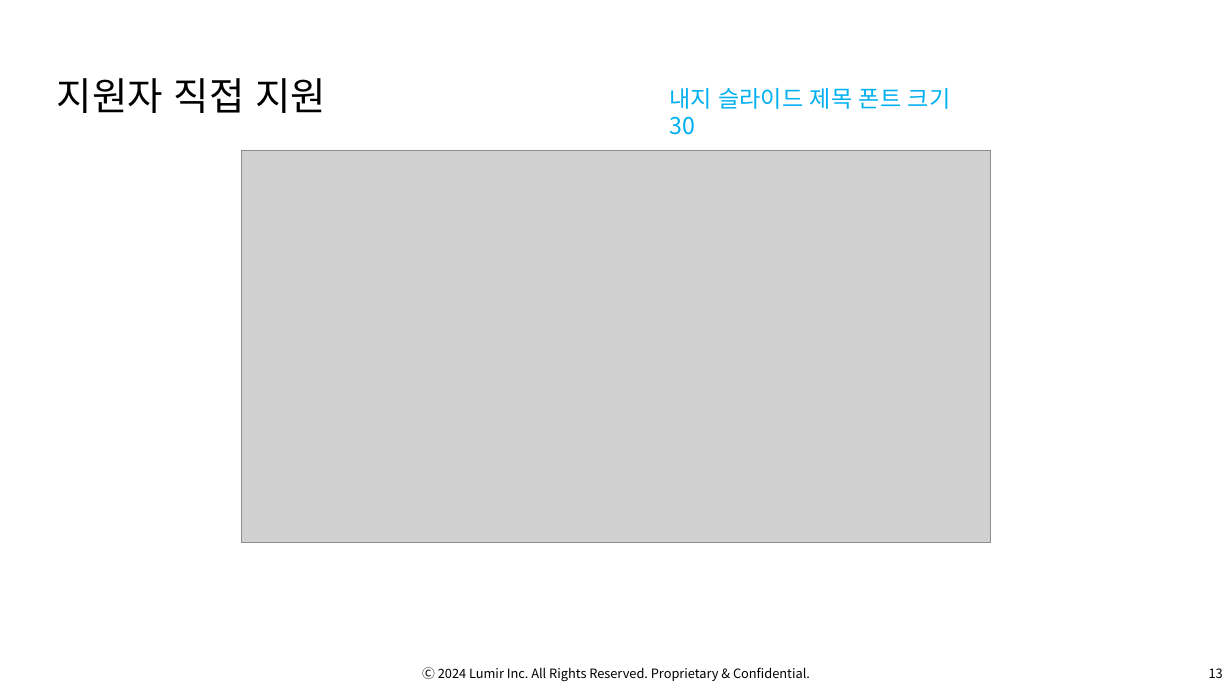
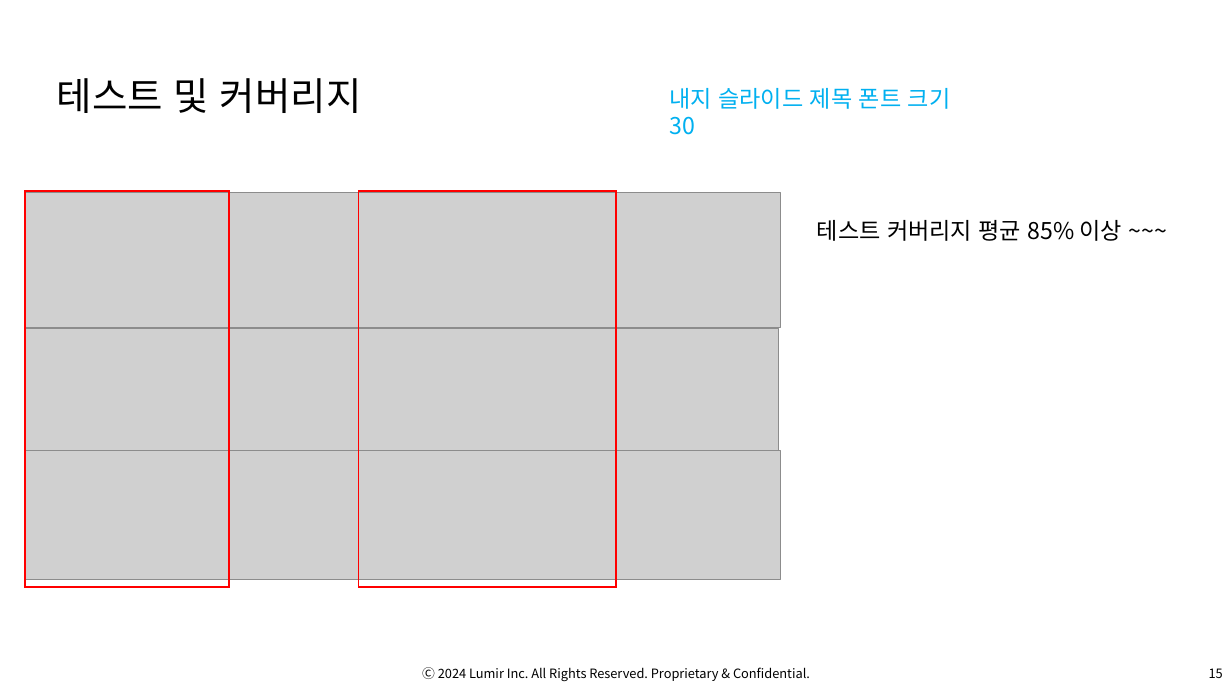
Before and after one commit to OsterRepository/OsterRepository, a slide deck: slide 16 of 기술 7부 김민수 성과 발표.pptx (slide 14 before the commit). Drawn at 1232x693 pixels with LibreOffice and Linux fonts; fonts in the diff are those of the drawing; grey boxes stand for pictures; background and template pictures are left out. Boxes give left, top, right and bottom in pixels: in the first picture for what was removed or moved away, otherwise in the second. Text is boxed around its words. In the diff, an @@ line names an element or a change of style, - is before the commit and + after.

```diff
--- a/기술 7부 김민수 성과 발표.pptx
+++ b/기술 7부 김민수 성과 발표.pptx
@@ title at bbox=[57, 78, 362, 113]: text changed @@
-지원자 직접 지원
+테스트 및 커버리지
@@ picture removed at bbox=[242, 151, 991, 543] @@
@@ picture added at bbox=[25, 192, 780, 328] @@
@@ rectangle added at bbox=[25, 191, 229, 587], outline #FF0000 1.5 pt @@
@@ rectangle added at bbox=[359, 191, 616, 587], outline #FF0000 1.5 pt @@
@@ text added at bbox=[817, 220, 1123, 241], 18 pt, text #000000 @@
+테스트 커버리지 평균 85% 이상 ~~~
@@ picture added at bbox=[25, 328, 778, 450] @@
@@ picture added at bbox=[25, 450, 780, 579] @@
@@ page number at bbox=[1209, 668, 1223, 678]: text changed @@
-13
+15
```
Also in this commit, not shown: 13 other slides changed, 2 slides added, 11 slides removed.
